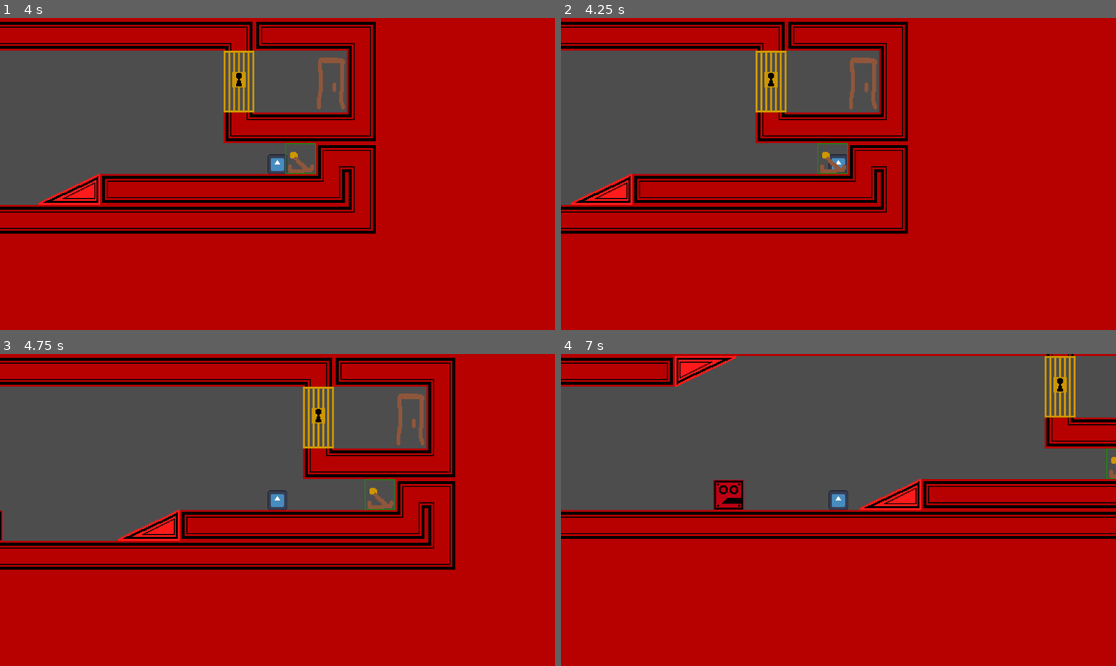
Above: before the commit, frames 1-4 (two rows, left to right).
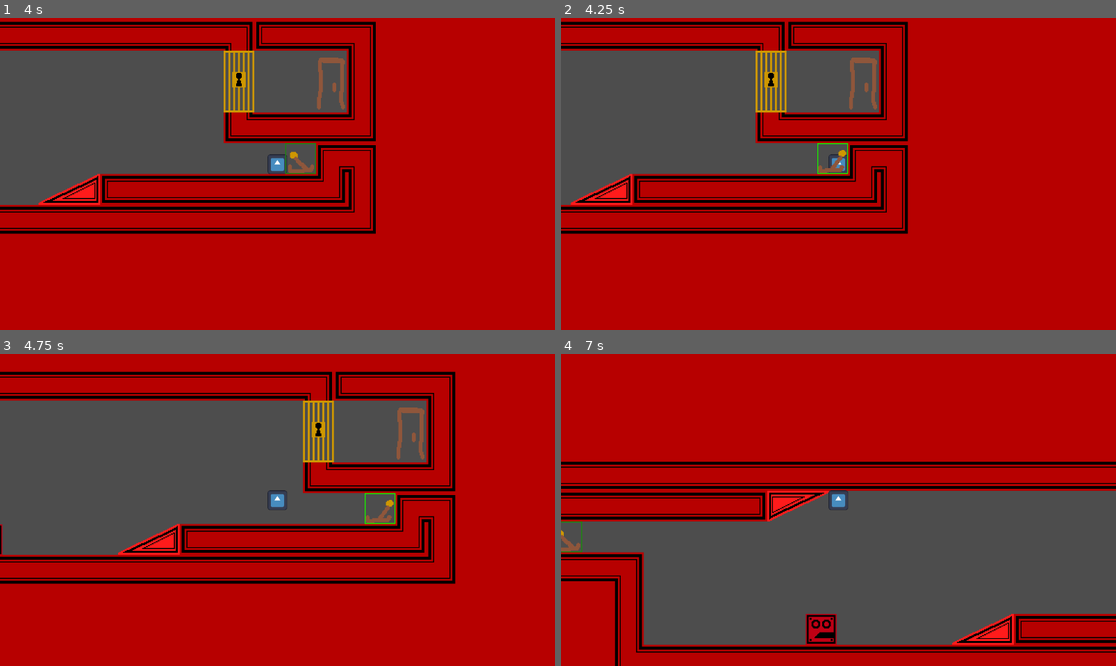
Above: after the commit, the same moments.

Repository: Plackett/LD57
Game: Godot game, scene res://scenes/level_2.tscn
The game is run twice, just before and just after one commit, with the same random seed, the same clock (stepped at 60 frames per second) and the same inputs. This scene is started directly instead of the project's main scene. The engine's default icon, where the game draws it, is replaced by a stand-in: a white triangle on a blue panel in a dark square.
Inputs:
- Up to frame 1 (4 s): tap Enter (ui_accept) at 0.5, 0.77, 1.52, 3.02, 3.77 s; hold Right (ui_right) 0.53-2.03 s; hold Left (ui_left) 2.03-2.78 s; hold Right (ui_right) from 2.78 s (still down)
- Up to frame 2 (4.25 s): keep holding Right (ui_right)
- Up to frame 3 (4.75 s): release Right (ui_right) at 4.28 s; hold Left (ui_left) from 4.28 s (still down); tap Enter (ui_accept) at 4.52 s
- Up to frame 4 (7 s): release Left (ui_left) at 5.03 s; hold Right (ui_right) 5.03-5.78 s; hold Left (ui_left) from 5.78 s (still down); tap Enter (ui_accept) at 6.02, 6.77 s

Frame 1 is identical in both runs. In frame 2, 0.2% of the frame differs, in the area x 46-52%, y 40-51%; in frame 3, 21%; in frame 4, 84%, in the area x 0-100%, y 0-100%.
Error before the commit: Cannot call method 'instantiate' on a null value. (res://scenes/dartblock.gd:11)

Commit message:
fixed gravity

Diff:
--- a/project.godot
+++ b/project.godot
@@ -15,6 +15,14 @@
 config/features=PackedStringArray("4.4", "GL Compatibility")
 config/icon="res://icon.svg"
 
+[global_group]
+
+LeverTrigger=""
+
+[physics]
+
+2d/physics_engine="GodotPhysics2D"
+
 [rendering]
 
 renderer/rendering_method="gl_compatibility"
--- a/scenes/Lever.gd
+++ b/scenes/Lever.gd
@@ -4,6 +4,7 @@
 
 
 func _on_body_entered(body: Node2D) -> void: # Toggles a True or False Boolean
+	if not body.is_in_group("LeverTrigger"): return
 	lever_on = not lever_on
 	_level_check()
 
--- a/scenes/Lever.tscn
+++ b/scenes/Lever.tscn
@@ -1,7 +1,10 @@
-[gd_scene load_steps=3 format=3 uid="uid://c7fnnaix3ebw"]
+[gd_scene load_steps=4 format=3 uid="uid://c7fnnaix3ebw"]
 
 [ext_resource type="Script" uid="uid://bsjbug33hmha6" path="res://scenes/Lever.gd" id="1_0vwrv"]
 [ext_resource type="PackedScene" uid="uid://rjrceyv1d3dq" path="res://scenes/tile.tscn" id="2_cu1kr"]
+
+[sub_resource type="RectangleShape2D" id="RectangleShape2D_0vwrv"]
+size = Vector2(32, 32)
 
 [node name="Lever" type="Area2D"]
 script = ExtResource("1_0vwrv")
@@ -11,7 +14,11 @@
 tile_map_data = PackedByteArray(0, 0, 0, 0, 255, 255, 0, 0, 5, 0, 2, 0, 0, 0)
 
 [node name="TileMapLayer2" parent="." instance=ExtResource("2_cu1kr")]
-visible = false
 tile_map_data = PackedByteArray(0, 0, 0, 0, 255, 255, 0, 0, 6, 0, 2, 0, 0, 0)
+enabled = false
+
+[node name="CollisionShape2D" type="CollisionShape2D" parent="."]
+position = Vector2(8, -8)
+shape = SubResource("RectangleShape2D_0vwrv")
 
 [connection signal="body_entered" from="." to="." method="_on_body_entered"]
--- a/scenes/arrow.gd
+++ b/scenes/arrow.gd
@@ -1,8 +1,7 @@
 extends Area2D
 
-# Called every frame. 'delta' is the elapsed time since the previous frame.
 func _process(delta: float) -> void:
-	global_position += Vector2(1,0);
+	global_position.x += 1 / delta
 
 func _on_body_entered(body: Node2D) -> void:
 	if body.is_in_group("Player"): body.kill()
--- a/scenes/arrow.tscn
+++ b/scenes/arrow.tscn
@@ -6,7 +6,7 @@
 [sub_resource type="RectangleShape2D" id="RectangleShape2D_23jat"]
 size = Vector2(32, 32)
 
-[node name="Arrow" type="Area2D"]
+[node name="Arrow" type="Area2D" groups=["LeverTrigger"]]
 script = ExtResource("1_23jat")
 
 [node name="CollisionShape2D" type="CollisionShape2D" parent="."]
--- a/scenes/dartblock.gd
+++ b/scenes/dartblock.gd
@@ -6,7 +6,7 @@
 # Called every frame. 'delta' is the elapsed time since the previous frame.
 func _process(delta: float) -> void:
 	timer += delta
-	if timer < 3: return
+	if timer < 1: return
 	timer = 0.0
 	var arrowInstance = arrow.instantiate()
-	arrowInstance.position = position
+	arrowInstance.global_position = global_position
--- a/scenes/dartblock.tscn
+++ b/scenes/dartblock.tscn
@@ -1,7 +1,8 @@
-[gd_scene load_steps=4 format=3 uid="uid://c8ewjicq6e0j5"]
+[gd_scene load_steps=5 format=3 uid="uid://c8ewjicq6e0j5"]
 
 [ext_resource type="PackedScene" uid="uid://rjrceyv1d3dq" path="res://scenes/tile.tscn" id="1_e5eh6"]
 [ext_resource type="Script" uid="uid://cx40m3j3x0gfp" path="res://scenes/dartblock.gd" id="1_i665g"]
+[ext_resource type="PackedScene" uid="uid://bdu11rvsu2c71" path="res://scenes/arrow.tscn" id="2_yc5hx"]
 
 [sub_resource type="RectangleShape2D" id="RectangleShape2D_i665g"]
 size = Vector2(32, 32)
@@ -9,6 +10,7 @@
 [node name="PushDartBlock" type="RigidBody2D"]
 lock_rotation = true
 script = ExtResource("1_i665g")
+arrow = ExtResource("2_yc5hx")
 
 [node name="CollisionShape2D" type="CollisionShape2D" parent="."]
 position = Vector2(6, -9)
--- a/scenes/gravity_switch.gd
+++ b/scenes/gravity_switch.gd
@@ -1,7 +1,7 @@
 extends Node
 
 func activate():
-	ProjectSettings.set_setting("physics/2d/default_gravity", -9.8)
+	PhysicsServer2D.area_set_param(get_viewport().find_world_2d().space, PhysicsServer2D.AREA_PARAM_GRAVITY_VECTOR, Vector2.UP)
 
 func deactivate():
-	ProjectSettings.set_setting("physics/2d/default_gravity", 9.8)
+	PhysicsServer2D.area_set_param(get_viewport().find_world_2d().space, PhysicsServer2D.AREA_PARAM_GRAVITY_VECTOR, Vector2.DOWN)
--- a/scenes/level_2.tscn
+++ b/scenes/level_2.tscn
@@ -14,7 +14,7 @@
 position = Vector2(430, 296)
 tile_map_data = PackedByteArray("AADl/+7/AAABAAAAAADn/+7/AAABAAAAAADp/+7/AAABAAAAAADr/+7/AAABAAAAAADt/+7/AAABAAAAAADv/+ …(42944 unchanged characters)…
 
-[node name="CharacterBody2D" parent="." instance=ExtResource("2_eqxsl")]
+[node name="CharacterBody2D" parent="." groups=["LeverTrigger"] instance=ExtResource("2_eqxsl")]
 position = Vector2(16, -6)
 
 [node name="Camera2D" type="Camera2D" parent="CharacterBody2D"]
--- a/scenes/puzzlegate.tscn
+++ b/scenes/puzzlegate.tscn
@@ -6,9 +6,9 @@
 [node name="PuzzleGate" type="Node2D"]
 script = ExtResource("1_oiovj")
 
-[node name="TileMapLayer" parent="." instance=ExtResource("2_v8u1q")]
-visible = false
-tile_map_data = PackedByteArray(0, 0, 255, 255, 253, 255, 0, 0, 9, 0, 0, 0, 0, 0)
-
 [node name="TileMapLayer2" parent="." instance=ExtResource("2_v8u1q")]
 tile_map_data = PackedByteArray(0, 0, 255, 255, 253, 255, 0, 0, 8, 0, 0, 0, 0, 0)
+
+[node name="TileMapLayer" parent="." instance=ExtResource("2_v8u1q")]
+tile_map_data = PackedByteArray(0, 0, 255, 255, 253, 255, 0, 0, 9, 0, 0, 0, 0, 0)
+enabled = false
